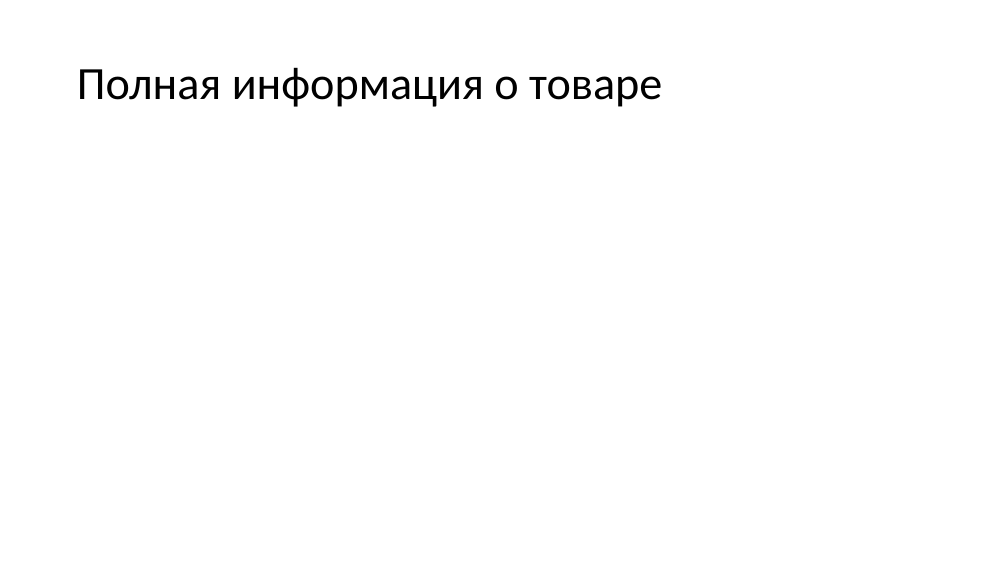
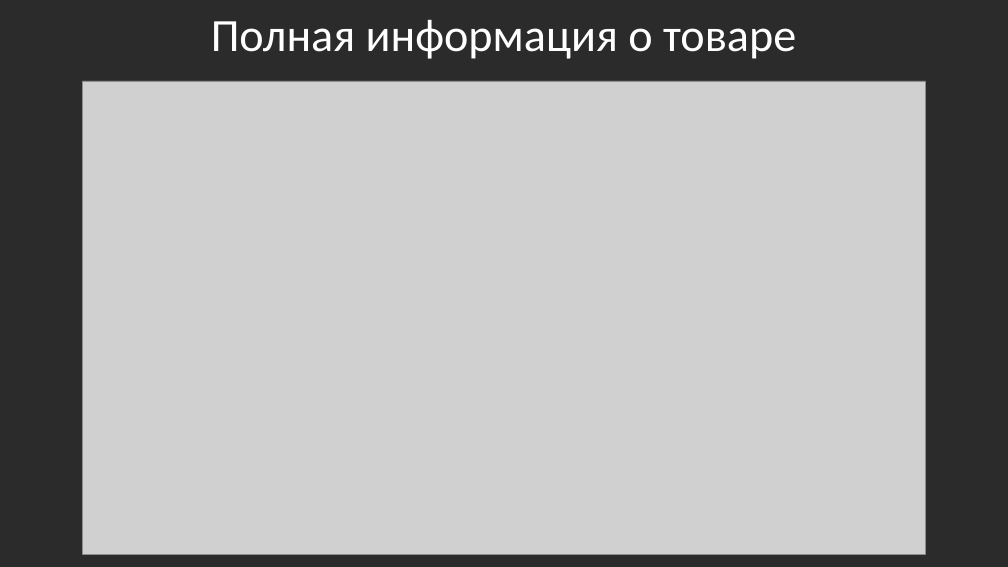
Before and after one commit to v1rus41l/onlinestore-project, a slide deck: slide 7 of about/presentation.pptx. Drawn at 1008x567 pixels with LibreOffice and Linux fonts; fonts in the diff are those of the drawing; grey boxes stand for pictures; background and template pictures are left out; a plain dark background stands for a picture behind light text. Boxes give left, top, right and bottom in pixels: in the first picture for what was removed or moved away, otherwise in the second. Text is boxed around its words. In the diff, an @@ line names an element or a change of style, - is before the commit and + after.

```diff
--- a/about/presentation.pptx
+++ b/about/presentation.pptx
@@ background #FFFFFF to picture (left out) @@
@@ title "Полная информация о товаре" moved from (x1=77, y1=67, x2=662, y2=107) to (x1=211, y1=20, x2=796, y2=59) @@
@@ title "Полная информация о товаре" at (x1=211, y1=20, x2=796, y2=59): text colour #000000 to #FFFFFF; alignment left to centre @@
@@ picture added at (x1=83, y1=81, x2=926, y2=555) @@
```
Also in this commit, not shown: 5 other slides changed, 4 slides added, 4 slides removed, 18 other files.
